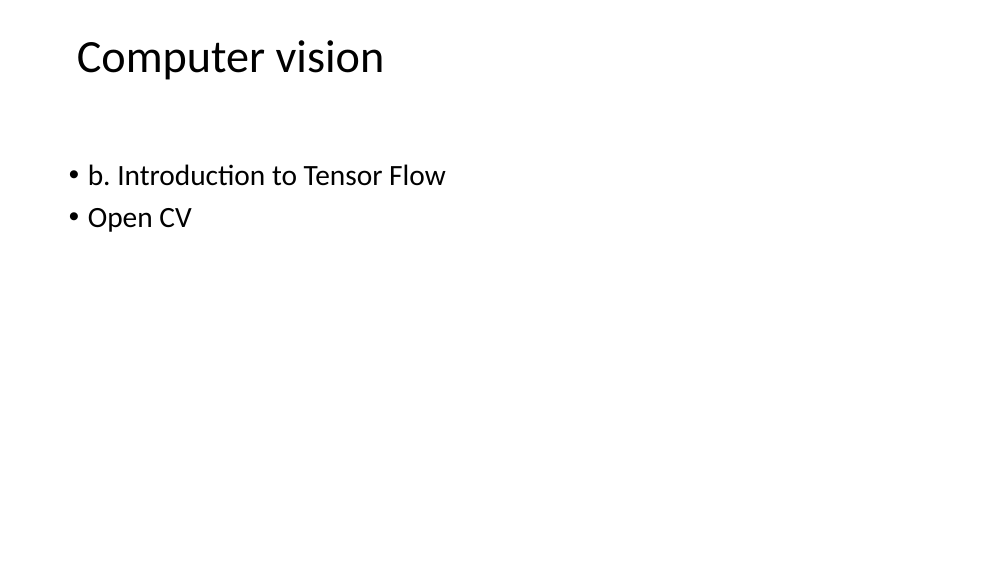
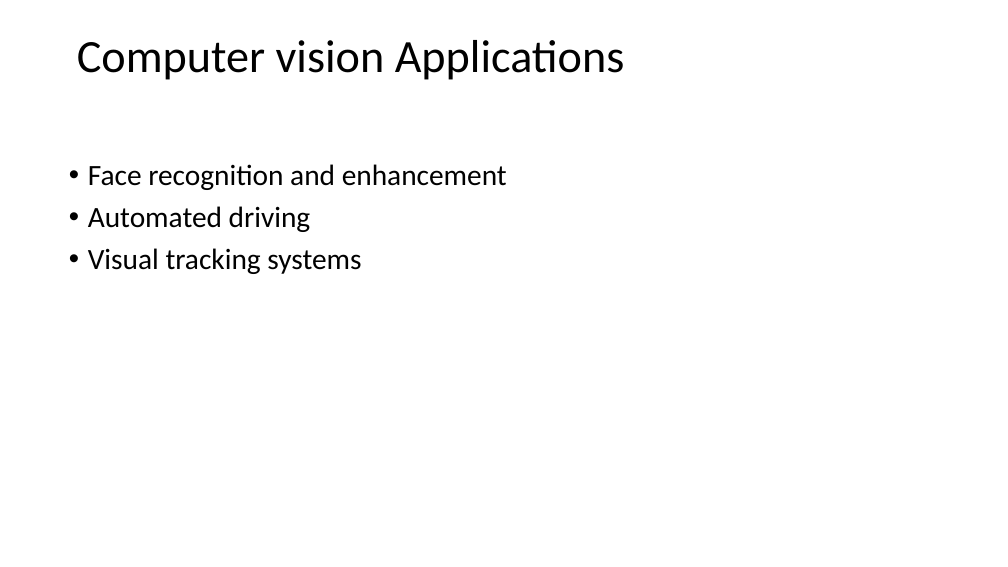
Before and after one commit to Racerxali/Billoo, a slide deck: slide 9 of AI.pptx. Drawn at 1008x567 pixels with LibreOffice and Linux fonts; fonts in the diff are those of the drawing. Boxes give left, top, right and bottom in pixels: in the first picture for what was removed or moved away, otherwise in the second. Text is boxed around its words. In the diff, an @@ line names an element or a change of style, - is before the commit and + after.

```diff
--- a/AI.pptx
+++ b/AI.pptx
@@ title at [77,40,625,80]: text changed @@
-Computer vision
+Computer vision Applications
@@ text at [88,164,507,274]: text changed @@
-• b. Introduction to Tensor Flow
-• Open CV
+• Face recognition and enhancement
+• Automated driving
+• Visual tracking systems
```
Also in this commit, not shown: 6 other slides changed, 1 slide added, 5 slides removed.
